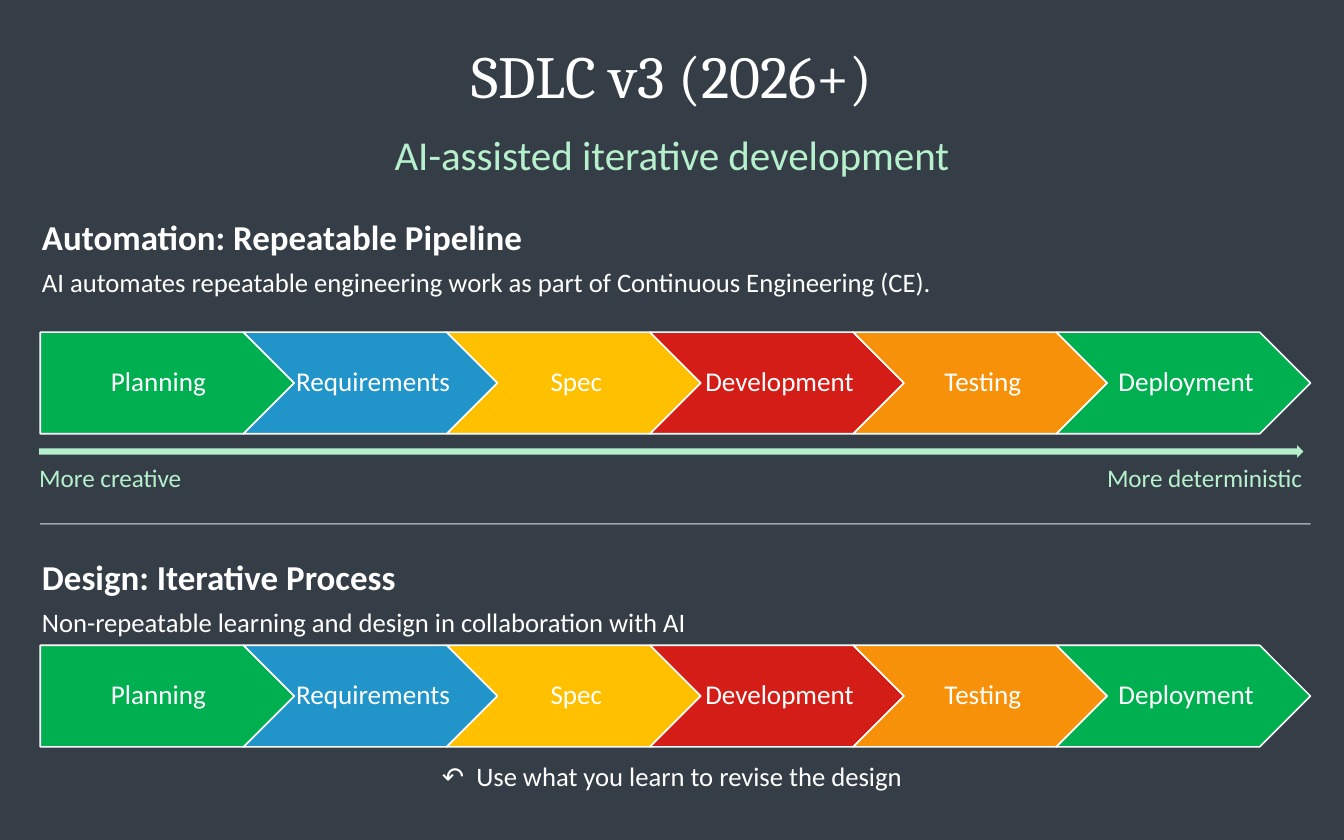
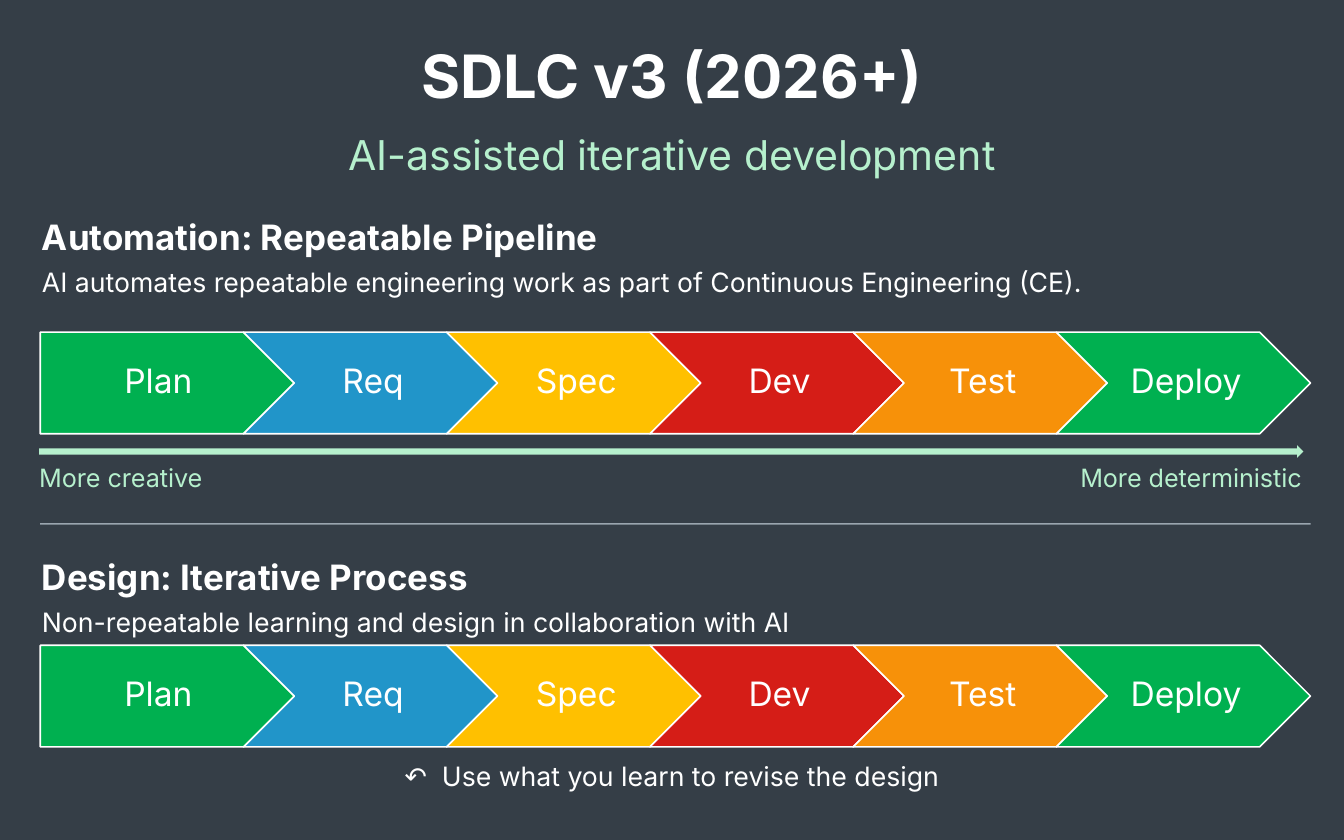
Before and after one commit to jacdevos/jacdevos.github.io, a slide deck: slide 5 of assets/article_images/2026-11-12-sdlc-in-the-agentic-era/sdlc-in-the-agentic-era.pptx. Drawn at 1344x840 pixels with LibreOffice and Linux fonts; fonts in the diff are those of the drawing. Boxes give left, top, right and bottom in pixels: in the first picture for what was removed or moved away, otherwise in the second. Text is boxed around its words. In the diff, an @@ line names an element or a change of style, - is before the commit and + after.

Commit message:
Refresh SDLC slide typography and Ford cover

```diff
--- a/assets/article_images/2026-11-12-sdlc-in-the-agentic-era/sdlc-in-the-agentic-era.pptx
+++ b/assets/article_images/2026-11-12-sdlc-in-the-agentic-era/sdlc-in-the-agentic-era.pptx
@@ text "SDLC v3 (2026+)" at [421, 49, 922, 104]: font Cambria to Inter, bold on @@
@@ text "Spec" at [536, 368, 617, 400]: size 14.5 to 18 pt, font Calibri to Inter; more space between paragraphs @@
@@ text at [124, 368, 192, 394]: text changed; size 14.5 to 18 pt; font Calibri to Inter @@
-Planning
+Plan
@@ text at [342, 368, 403, 400]: text changed; size 14.5 to 18 pt; font Calibri to Inter @@
-Requirements
+Req
@@ text at [749, 368, 811, 394]: text changed; size 14.5 to 18 pt; font Calibri to Inter @@
-Development
+Dev
@@ text at [949, 368, 1016, 394]: text changed; size 14.5 to 18 pt; font Calibri to Inter @@
-Testing
+Test
@@ text at [1131, 368, 1242, 400]: text changed; size 14.5 to 18 pt; font Calibri to Inter @@
-Deployment
+Deploy
@@ text "Spec" at [536, 681, 617, 713]: size 14.5 to 18 pt, font Calibri to Inter; more space between paragraphs @@
@@ text at [124, 681, 192, 707]: text changed; size 14.5 to 18 pt; font Calibri to Inter @@
-Planning
+Plan
@@ text at [342, 681, 403, 713]: text changed; size 14.5 to 18 pt; font Calibri to Inter @@
-Requirements
+Req
@@ text at [749, 681, 811, 707]: text changed; size 14.5 to 18 pt; font Calibri to Inter @@
-Development
+Dev
@@ text at [949, 681, 1016, 707]: text changed; size 14.5 to 18 pt; font Calibri to Inter @@
-Testing
+Test
@@ text at [1131, 681, 1242, 713]: text changed; size 14.5 to 18 pt; font Calibri to Inter @@
-Deployment
+Deploy
@@ font Calibri to Inter in 8 elements at [348, 139, 995, 179], [42, 223, 597, 257], [42, 270, 1082, 298], [39, 468, 203, 488], [1080, 468, 1302, 488], [42, 563, 468, 598], [42, 612, 790, 638], [442, 766, 938, 792] @@
```
Also in this commit, not shown: 5 other slides changed, 6 other files.
